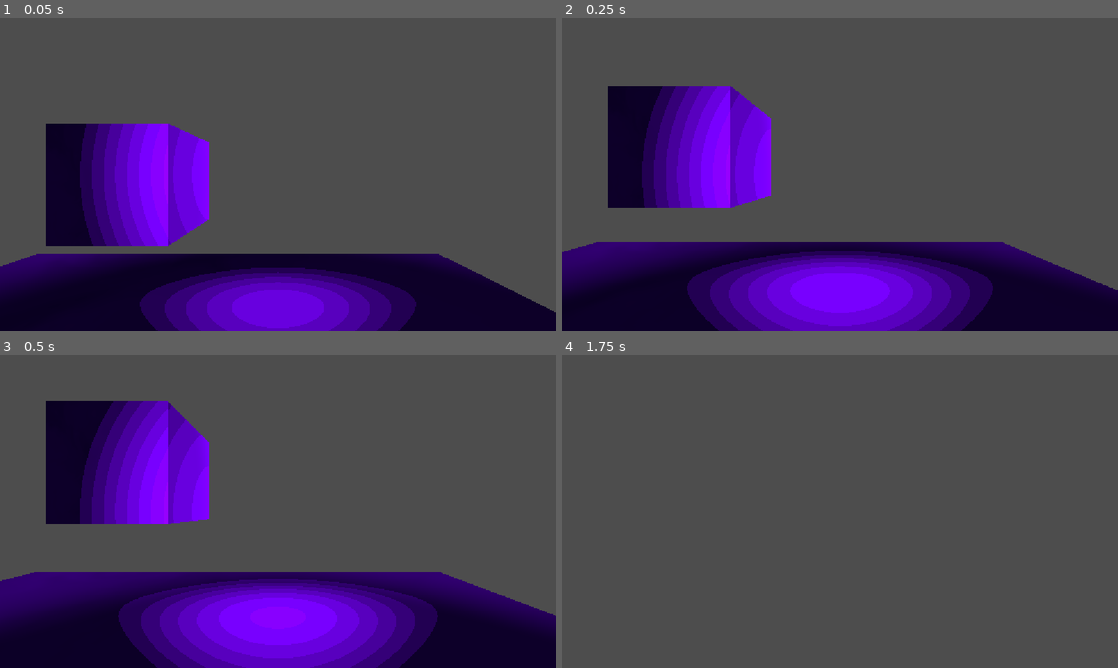
Above: before the commit, frames 1-4 (two rows, left to right).
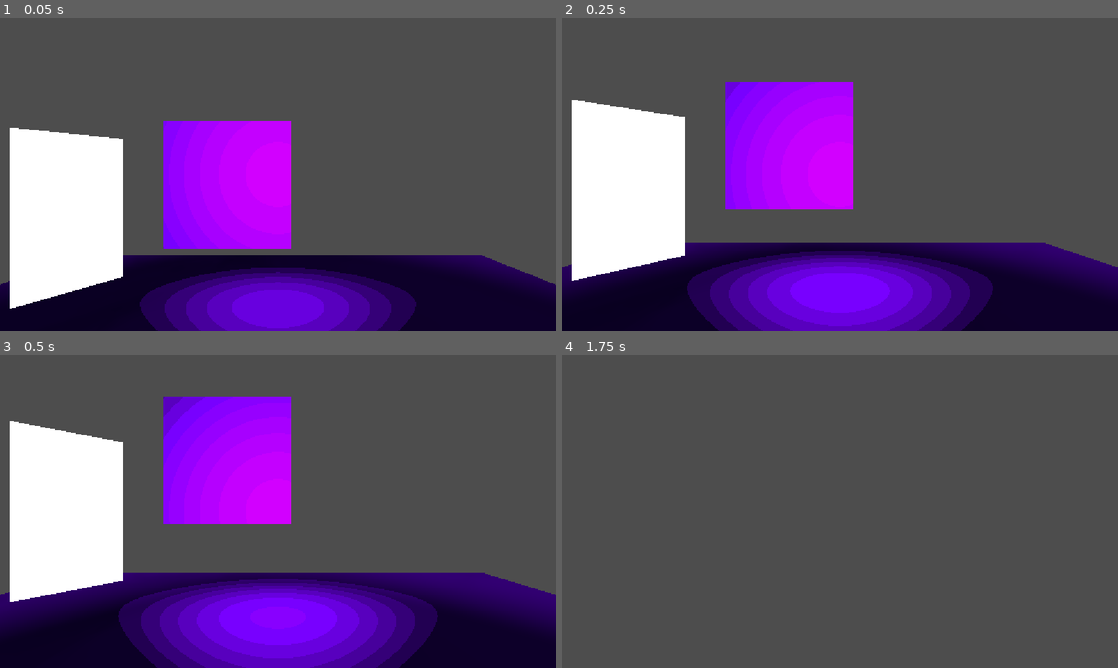
Above: after the commit, the same moments.

Repository: he21123/gj-esa
Game: Godot game, scene res://node_3d.tscn
The game is run twice, just before and just after one commit, with the same random seed, the same clock (stepped at 60 frames per second) and the same inputs.
Inputs (mouse positions are in pixels of both pictures, inside the frame that each line leads up to):
- Up to frame 1 (0.05 s): no input
- Up to frame 2 (0.25 s): no input
- Up to frame 3 (0.5 s): no input
- Up to frame 4 (1.75 s): move the mouse to (867, 511) at 0.52 s; hold W (move_forward) from 0.53 s (still down); move the mouse to (812, 511) at 1.27 s

The runs differ from the first frame. In frame 1, 24% of the frame differs, in the area x 0-100%, y 32-94%; in frame 2, 25%; in frame 3, 25%, in the area x 0-100%, y 13-92%; in frame 4, nothing differs.

Commit message:
Update node_3d.tscn

Diff:
--- a/node_3d.tscn
+++ b/node_3d.tscn
@@ -52,10 +52,10 @@
 use_collision = true
 mesh = SubResource("BoxMesh_pekrf")
 
-[node name="CharacterBody3D2" type="CharacterBody3D" parent="." unique_id=1496790939]
-transform = Transform3D(1, 0, 0, 0, 1, 0, 0, 0, 1, 0, 0.6, 0)
+[node name="CharacterPreset" type="CharacterBody3D" parent="." unique_id=1496790939]
+transform = Transform3D(1, 0, 0, 0, 1, 0, 0, 0, 1, -2.6000001, 1, -2.6)
 
-[node name="CharacterPreset" type="MeshInstance3D" parent="CharacterBody3D2" unique_id=1492778076 node_paths=PackedStringArray("player")]
+[node name="CharacterMesh" type="MeshInstance3D" parent="CharacterPreset" unique_id=1492778076 node_paths=PackedStringArray("player")]
 transform = Transform3D(1, 0, 0, 0, 2, 0, 0, 0, 1, 0, 0, 0)
 material_override = SubResource("StandardMaterial3D_r3fl7")
 cast_shadow = 0
@@ -63,5 +63,5 @@
 script = ExtResource("4_r3fl7")
 player = NodePath("../../CharacterBody3D")
 
-[node name="CollisionShape3D" type="CollisionShape3D" parent="CharacterBody3D2" unique_id=1552628704]
+[node name="CharacterCollider" type="CollisionShape3D" parent="CharacterPreset" unique_id=1552628704]
 shape = SubResource("CylinderShape3D_pekrf")
